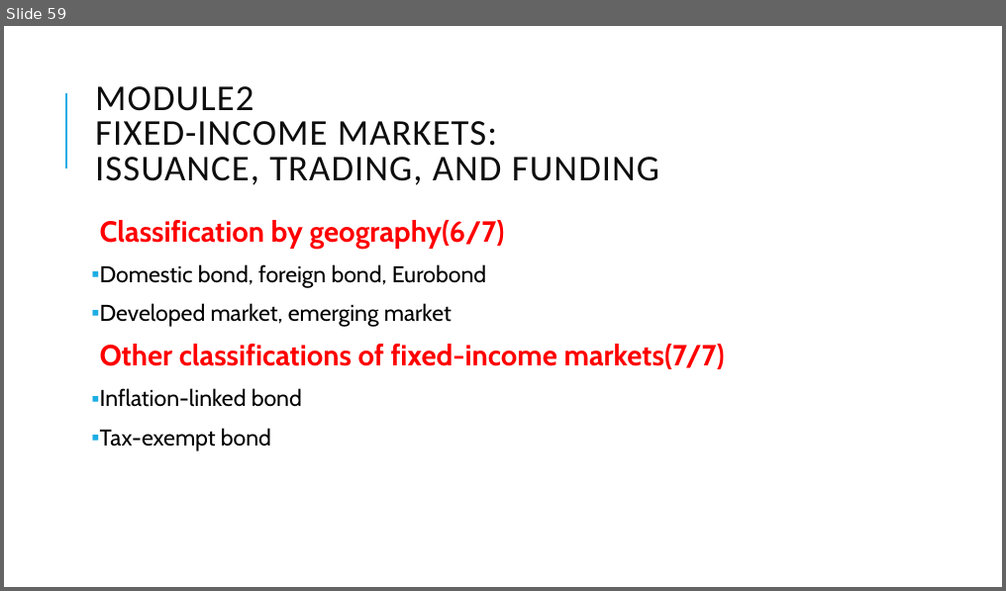
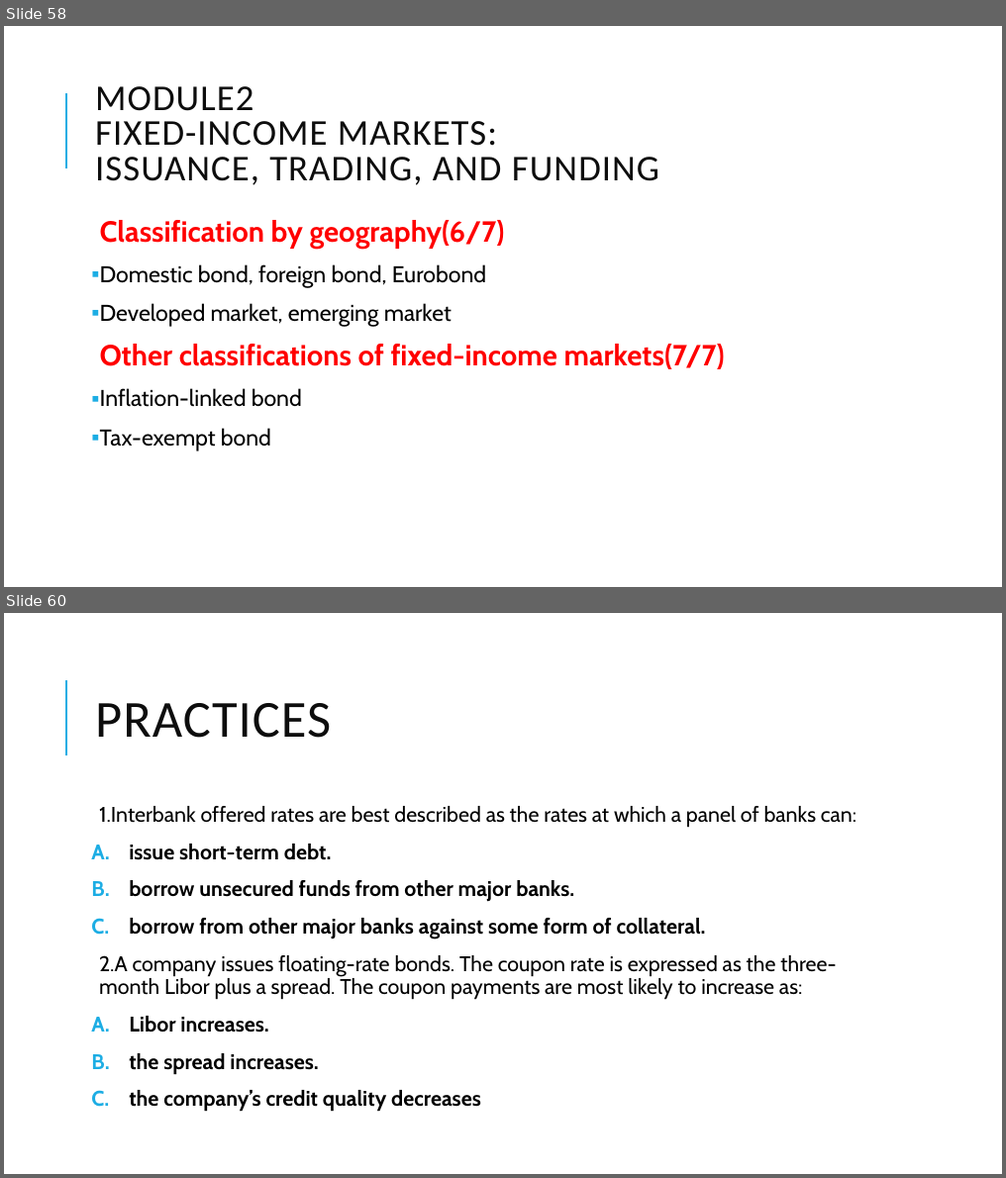
Before and after one commit to Isco0530/data, a slide deck: Fixed Income.pptx. Shown one above the other, each under a label of ours: slide 59 before the commit, slides 58 and 60 after it; the slides between them are not shown. The pictures are 1006x591 and 1006x1178 pixels, drawn with LibreOffice and Linux fonts; fonts in the diff are those of the drawing. Boxes give left, top, right and bottom in pixels: in the first picture for what was removed or moved away, otherwise in the second. Text is boxed around its words. In the diff, an @@ line names an element or a change of style, - is before the commit and + after.

```diff
--- a/Fixed Income.pptx
+++ b/Fixed Income.pptx
@@ slide 60 added at [4, 613, 1002, 1174], background #FFFFFF; not listed: 1 template element that a slide beside it also shows @@
@@ title added at [95, 703, 331, 738], 50 pt, text #0D0D0D @@
+PRACTICES
@@ text added at [99, 806, 856, 1112], 20.4 pt, text #000000 @@
+  1.Interbank offered rates are best described as the rates at which a panel of banks can:
+A. issue short-term debt.
+B. borrow unsecured funds from other major banks.
+C. borrow from other major banks against some form of collateral.
+  2.A company issues floating-rate bonds. The coupon rate is expressed as the three-month Libor plus a spread. The coupon payments are most likely to increase as:
+A. Libor increases.
+B. the spread increases.
+C. the company’s credit quality decreases
@@ what was slide 59 is now slide 58 @@
```
Also in this commit, not shown: 3 slides changed, 1 other slide added, 1 slide removed.
